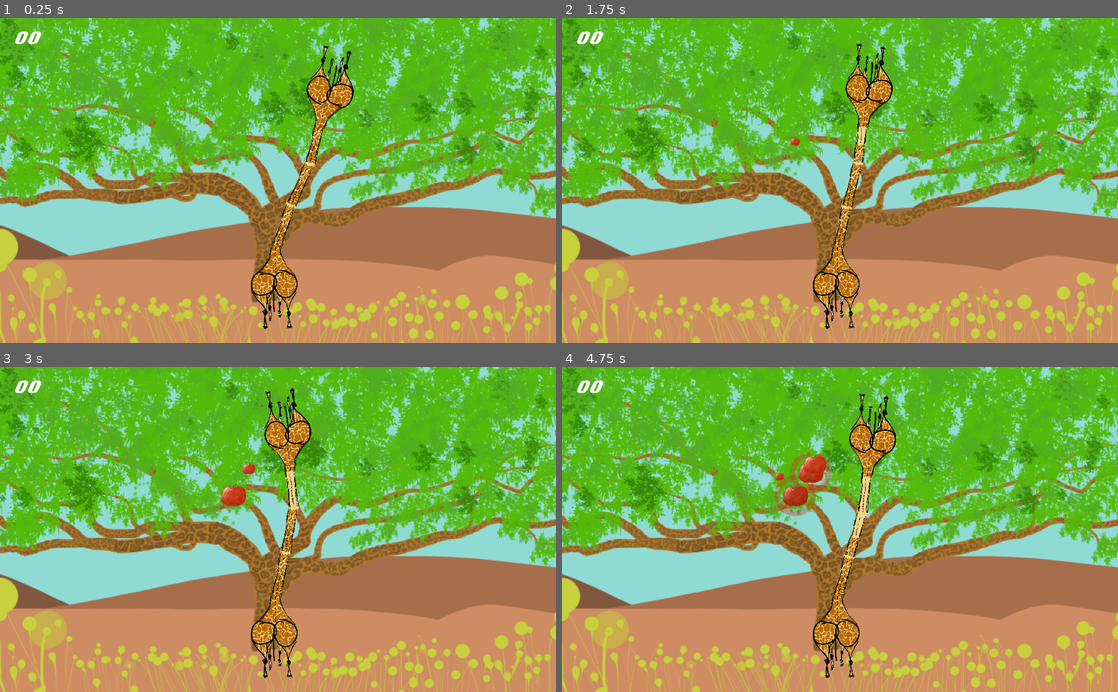
Above: before the commit, frames 1-4 (two rows, left to right).
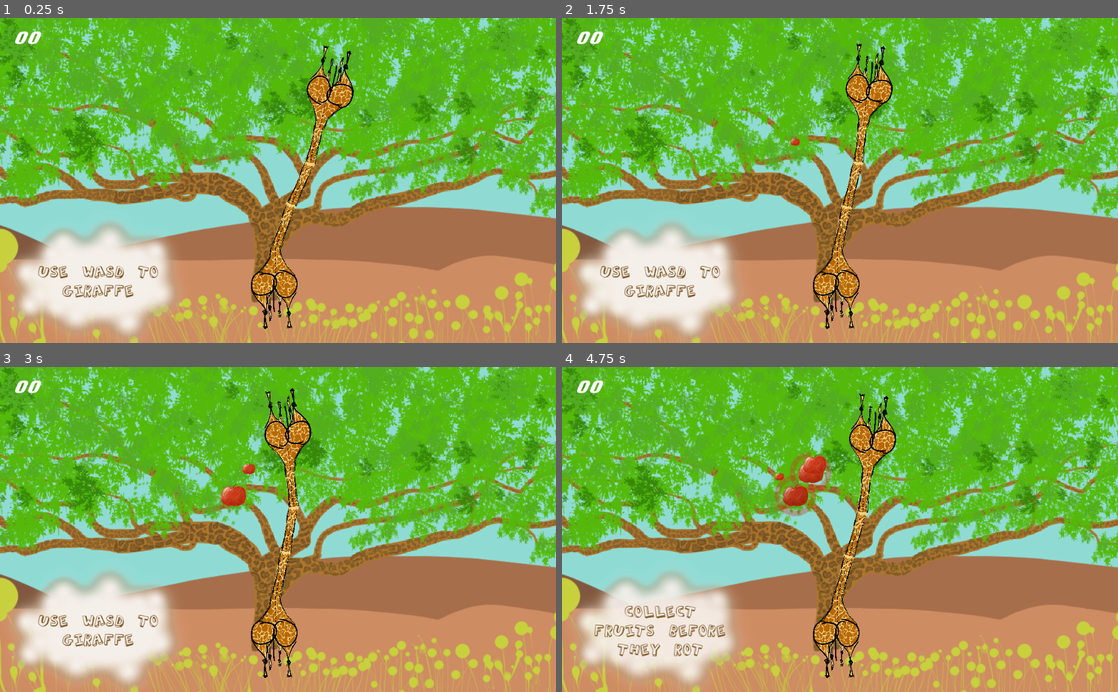
Above: after the commit, the same moments.

Repository: AnJ95/tectonicGiraffe
Game: Godot game, scene res://main/Main.tscn
Two runs of this game, one before a commit and one after it. Both use one fixed random seed, a clock stepped at 60 frames per second and the inputs below.
Inputs:
- Up to frame 1 (0.25 s): no input
- Up to frame 2 (1.75 s): tap W (key_0) at 0.6 s; tap A (key_1) at 1.35 s
- Up to frame 3 (3 s): tap D (key_2) at 2.1 s; tap S (key_3) at 2.85 s
- Up to frame 4 (4.75 s): tap W (key_0) at 3.6 s; tap A (key_1) at 4.35 s

The runs differ from the first frame. In frame 1, 7.7% of the frame differs, in the area x 2-59%, y 32-100%; in frame 2, 7.7%; in frame 3, 7.7%; in frame 4, 7.8%, in the area x 2-56%, y 32-100%.

Commit message:
Added tutorial bubble

Diff:
--- a/main/Main.gd
+++ b/main/Main.gd
@@ -20,6 +20,8 @@
 func _ready():
     connect("fruit_collected", self, "_on_fruit_collected")
     giraffe.connect("dead", self, "_on_dead")
+
+    $UI/Tutorial.connect("tutorial_done", giraffe, "_on_tutorial_done")
 
 func _on_dead():
     tweenSound.interpolate_property(tequeMix, "volume_db", tequeMix.volume_db, -80, 3)
--- a/main/Main.tscn
+++ b/main/Main.tscn
@@ -9,6 +9,13 @@
 [ext_resource path="res://main/TreePolygon.gd" type="Script" id=7]
 [ext_resource path="res://assets/fonts/deftone stylus.ttf" type="DynamicFontData" id=8]
 [ext_resource path="res://assets/sprites/land.png" type="Texture" id=9]
+[ext_resource path="res://assets/fonts/actionj.ttf" type="DynamicFontData" id=10]
+[ext_resource path="res://assets/sprites/bubble.png" type="Texture" id=11]
+[ext_resource path="res://main/Tutorial.gd" type="Script" id=12]
+
+[sub_resource type="DynamicFont" id=2]
+size = 30
+font_data = ExtResource( 10 )
 
 [sub_resource type="DynamicFont" id=1]
 size = 44
@@ -73,6 +80,34 @@
 
 [node name="UI" type="CanvasLayer" parent="."]
 
+[node name="Tutorial" type="Node2D" parent="UI"]
+script = ExtResource( 12 )
+
+[node name="TimerTutorial" type="Timer" parent="UI/Tutorial"]
+autostart = true
+
+[node name="bubble" type="Sprite" parent="UI/Tutorial"]
+position = Vector2( 177.885, 489.726 )
+scale = Vector2( 0.8, 0.8 )
+texture = ExtResource( 11 )
+
+[node name="Label" type="Label" parent="UI/Tutorial"]
+margin_left = 53.0
+margin_top = 420.0
+margin_right = 309.0
+margin_bottom = 558.0
+custom_fonts/font = SubResource( 2 )
+custom_colors/font_color = Color( 0.494118, 0.345098, 0.14902, 1 )
+text = "Use WASD to giraffe"
+align = 1
+valign = 1
+autowrap = true
+__meta__ = {
+"_edit_use_anchors_": false
+}
+
+[node name="Tween" type="Tween" parent="UI/Tutorial"]
+
 [node name="Score" type="Label" parent="UI"]
 margin_left = 21.5892
 margin_top = 3.0
@@ -84,3 +119,4 @@
 "_edit_use_anchors_": false
 }
 [connection signal="timeout" from="Timer" to="." method="_on_Timer_timeout"]
+[connection signal="timeout" from="UI/Tutorial/TimerTutorial" to="UI/Tutorial" method="_on_TimerTutorial_timeout"]
--- /dev/null
+++ b/main/Tutorial.gd
@@ -0,0 +1,33 @@
+extends Node2D
+
+signal tutorial_done()
+
+func show_text(text):
+    $Label.text = text
+    $Tween.interpolate_property(self, "modulate:a", modulate.a, 1, 0.8)
+    $Tween.start()
+
+func hide_text():
+    $Tween.interpolate_property(self, "modulate:a", 1, 0, 0.8)
+    $Tween.start()
+
+var tutorial_stage = 0
+func _on_TimerTutorial_timeout():
+    tutorial_stage += 1
+
+    if tutorial_stage == 3:
+        hide_text()
+
+    if tutorial_stage == 4:
+        show_text("Collect Fruits before they rot")
+
+    if tutorial_stage == 7:
+        hide_text()
+
+    if tutorial_stage == 8:
+        show_text("Don't run out of spots")
+        emit_signal("tutorial_done")
+
+    if tutorial_stage == 11:
+        hide_text()
+        $TimerTutorial.stop()
--- a/neck/Giraffe.gd
+++ b/neck/Giraffe.gd
@@ -40,7 +40,8 @@
 func _process(delta):
     time += delta
 
-    set_health(health + delta * HEALTH_PER_SECOND)
+    if tutorial_done:
+        set_health(health + delta * HEALTH_PER_SECOND)
 
 
     var db = (health / cur_max_health)
@@ -82,6 +83,10 @@
         tweenHealth.start()
     else:
         set_health(health + HEALTH_PER_FRUIT)
+
+var tutorial_done = false
+func _on_tutorial_done():
+    tutorial_done = true
 
 func died():
     if !dead:
Binary file added: assets/fonts/actionj.ttf
Binary file added: assets/sprites/bubble.png
Not shown, added: assets/sprites/bubble.png.import
Not shown: 1 places in main/Main.tscn that only renumber resources
